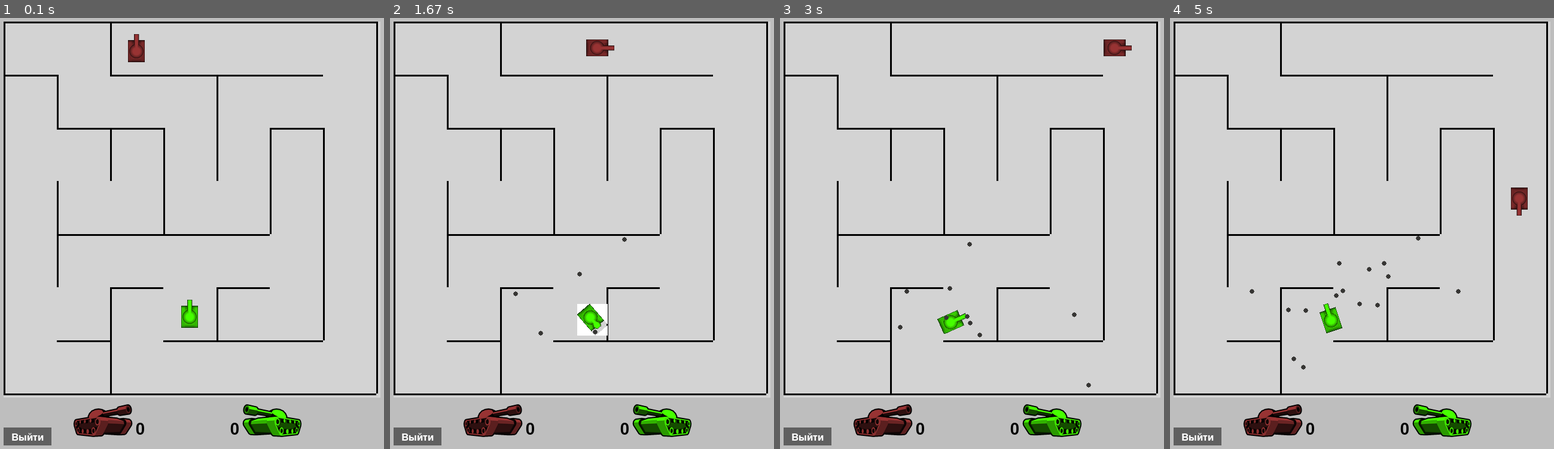
Above: before the commit, frames 1-4 (left to right).
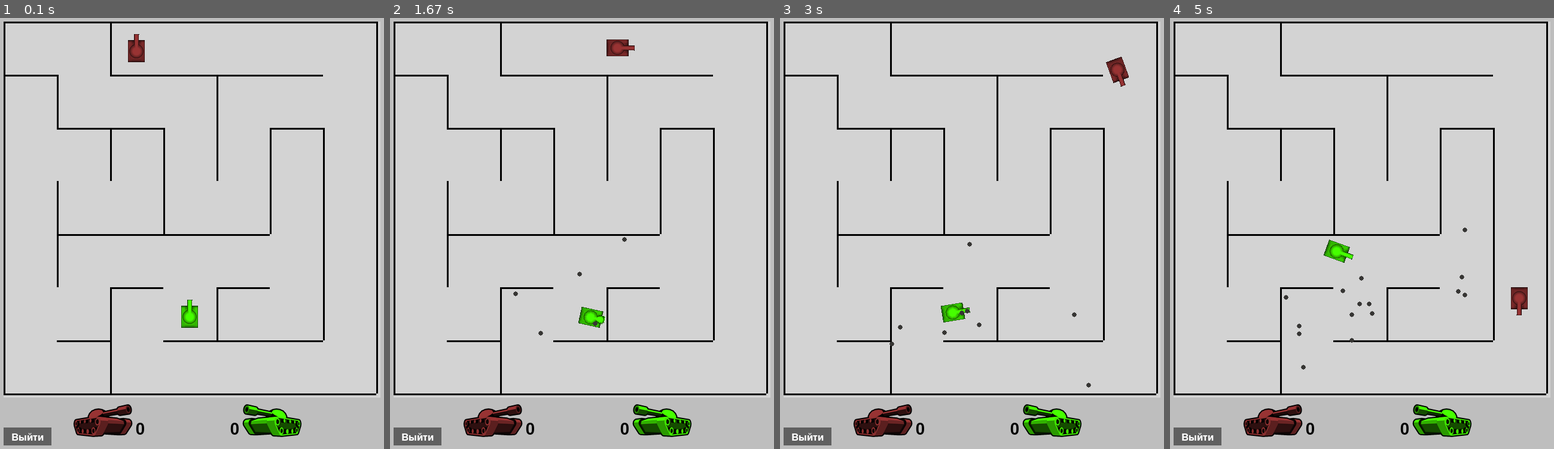
Above: after the commit, the same moments.

Repository: kapysha/TanksPyGame
Game: pygame game, started from main.py
Same seed, same stepped clock (60 frames per second), same inputs: the game is played once before the commit and once after it.
Inputs:
- Up to frame 1 (0.1 s): no input
- Up to frame 2 (1.67 s): tap Space at 0.33, 0.73, 1.03, 1.23, 1.57 s; hold Right 0.67-1.13 s; hold Up 1.17-1.47 s; hold Right from 1.5 s (still down)
- Up to frame 3 (3 s): tap Space at 1.87, 2.07, 2.37, 2.63, 2.97 s; release Right at 1.97 s; hold Left 2-2.53 s; hold Down 2.57-2.87 s; hold Left from 2.9 s (still down)
- Up to frame 4 (5 s): tap Space at 3.27, 3.4, 3.8, 4.1, 4.47, 4.87 s; release Left at 3.3 s; hold Up 3.33-3.7 s; hold Right 3.73-4.37 s; hold Down 4.4-4.77 s; hold Left from 4.8 s (still down)

The runs differ from the first frame. In frame 1, less than 0.1% of the frame differs, in the area x 36-51%, y 3-67%; in frame 2, 0.9%; in frame 3, 0.9%; in frame 4, 1.2%, in the area x 20-94%, y 39-80%.

Commit message:
Сделал ai_tank мощнее. И исправил баг при выстреле.

Diff:
--- a/ai_tank.py
+++ b/ai_tank.py
@@ -72,8 +72,13 @@
 
         self.shooting_range = 350  # Пиксели
         self.shooting_angle_threshold = 60  # Градусы
-        self.shoot_cooldown = 0.3
+        self.shoot_cooldown = 0.2
         self.time_since_last_shot = 0.0  # Таймер
+
+        # Скорость танка
+        self.movement_speed = 200
+        # Скорость поворота
+        self.rotation_speed = 230
 
     def find_grid_position(self, pos):
         x, y = int(pos.x // TILE), int(pos.y // TILE)
--- a/globals.py
+++ b/globals.py
@@ -21,8 +21,10 @@
 
 
 def load_image(path: str, rgb: tuple):
-    image = pygame.image.load(path).convert_alpha()
-    image.set_colorkey((255, 255, 255))
+    image = pygame.image.load(path)
+    image = image.convert()
+    colorkey = image.get_at((0, 0))
+    image.set_colorkey(colorkey)
     green_overlay = pygame.Surface(image.get_size(), pygame.SRCALPHA)
     green_overlay.fill(rgb)  # (R, G, B, A) – A=100 для прозрачности
     image.blit(green_overlay, (0, 0), special_flags=3)
--- a/menu.py
+++ b/menu.py
@@ -6,9 +6,6 @@
 LIGHT_GREY = (211, 211, 211)
 DARK_GREY = (169, 169, 169)
 DARKER_GREY = (105, 105, 105)
-
-# Фонт
-font = pygame_menu.font.FONT_8BIT
 
 
 def start_game():
@@ -28,21 +25,17 @@
     quit()
 
 
-# Функция для загрузки фона
 def load_background():
     background_image = pygame.image.load('images/background.png')
-    background_image = pygame.transform.scale(background_image, (WIDTH, HEIGHT))
     return background_image
 
 
-# Функция для рисования экрана
 def draw_screen(screen):
     background_image = load_background()
     screen.blit(background_image, (0, 0))
     pygame.display.update()
 
 
-# Меню
 menu_theme = pygame_menu.themes.THEME_DARK.copy()
 menu_theme.title_background_color = DARK_GREY
 menu_theme.title_font_color = WHITE
@@ -57,7 +50,22 @@
 screen = pygame.display.set_mode((WIDTH, HEIGHT))
 menu = pygame_menu.Menu("Main Menu", WIDTH, HEIGHT, theme=menu_theme)
 
-menu.add.button("Играть", start_game)
-menu.add.button("Магазин", open_shop)
-menu.add.button("Настройки", open_settings)
-menu.add.button("Выйти", exit_game)
+play = menu.add.button("Играть", start_game)
+mag = menu.add.button("Магазин", open_shop)
+settings = menu.add.button("Настройки", open_settings)
+quit_btn = menu.add.button("Выйти", exit_game)
+
+running = True
+while running:
+    screen.fill((0, 0, 0))
+    background_image = load_background()
+    screen.blit(background_image, (-30, -50))
+
+    for event in pygame.event.get():
+        if event.type == pygame.QUIT:
+            running = False
+
+    for btn in [play, mag, settings, quit_btn]:
+        btn.draw(screen)
+    pygame.display.flip()
+pygame.quit()
Binary file changed: images/background.png
